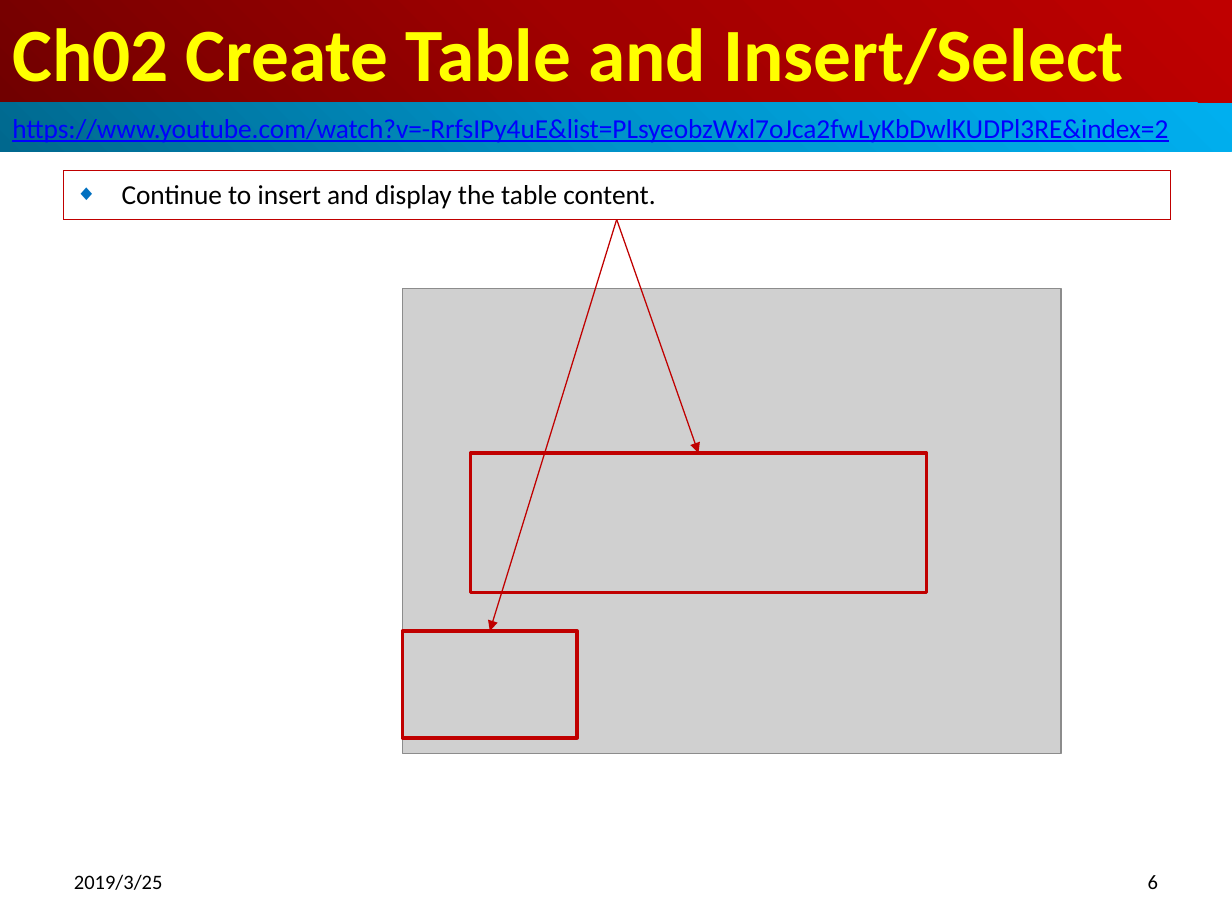
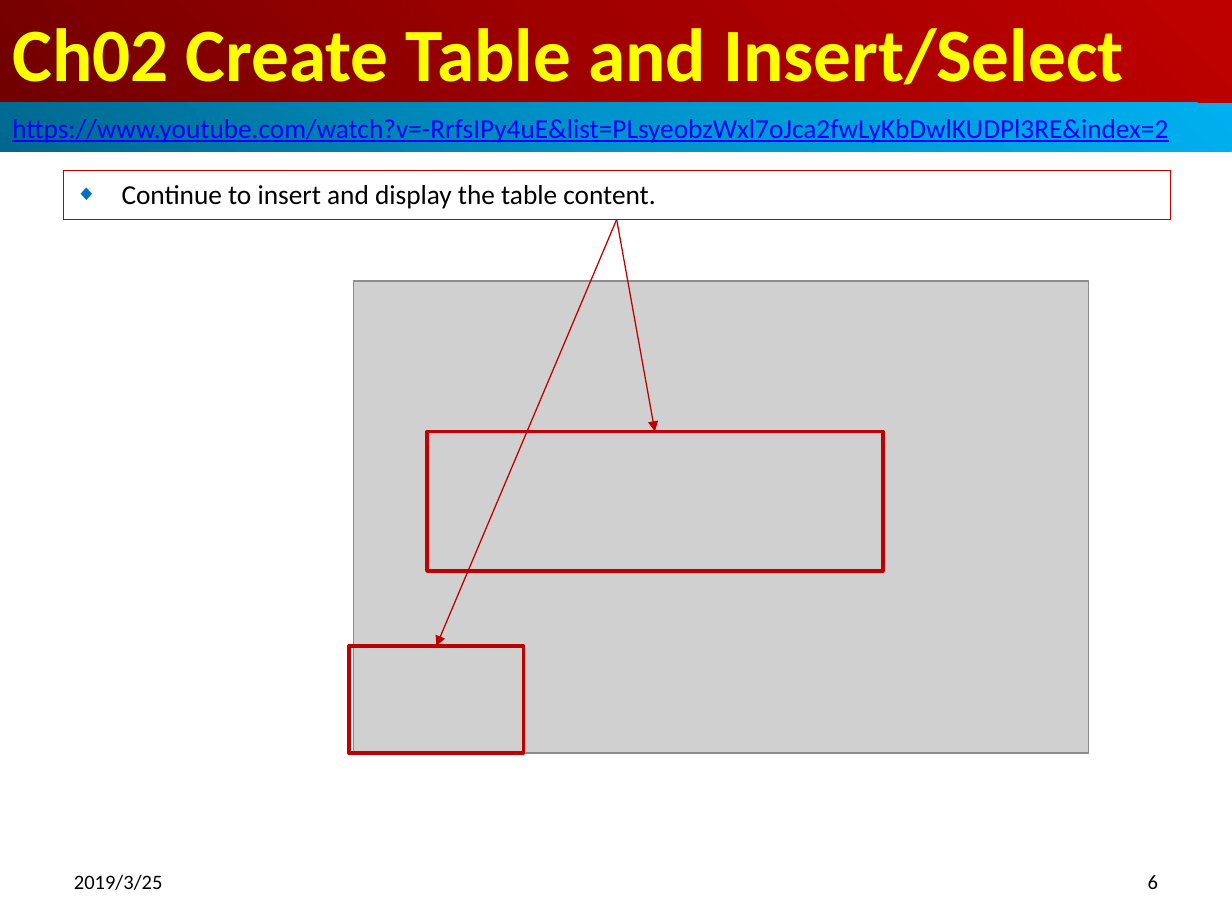
Before and after one commit to peterhchen/10-MySQL-Basic, a slide deck: slide 6 of Ch02_CreateTable_InsertSelect.pptx. Drawn at 1232x924 pixels with LibreOffice and Linux fonts; fonts in the diff are those of the drawing; grey boxes stand for pictures. Boxes give left, top, right and bottom in pixels: in the first picture for what was removed or moved away, otherwise in the second. Text is boxed around its words. In the diff, an @@ line names an element or a change of style, - is before the commit and + after.

```diff
--- a/Ch02_CreateTable_InsertSelect.pptx
+++ b/Ch02_CreateTable_InsertSelect.pptx
@@ arrow moved from (617, 219) - (490, 631) to (617, 219) - (436, 646) @@
@@ arrow moved from (617, 219) - (699, 453) to (617, 219) - (655, 431) @@
@@ picture: place and size @@
-picture at (403, 288, 1062, 753)
+picture at (354, 281, 1089, 753)
@@ rectangle: place and size @@
-rectangle at (471, 453, 926, 593)
+rectangle at (428, 431, 883, 570)
@@ rectangle: place and size @@
-rectangle at (403, 631, 578, 738)
+rectangle at (349, 646, 524, 753)
```
Also in this commit, not shown: 1 other slide changed, 7 other files.
